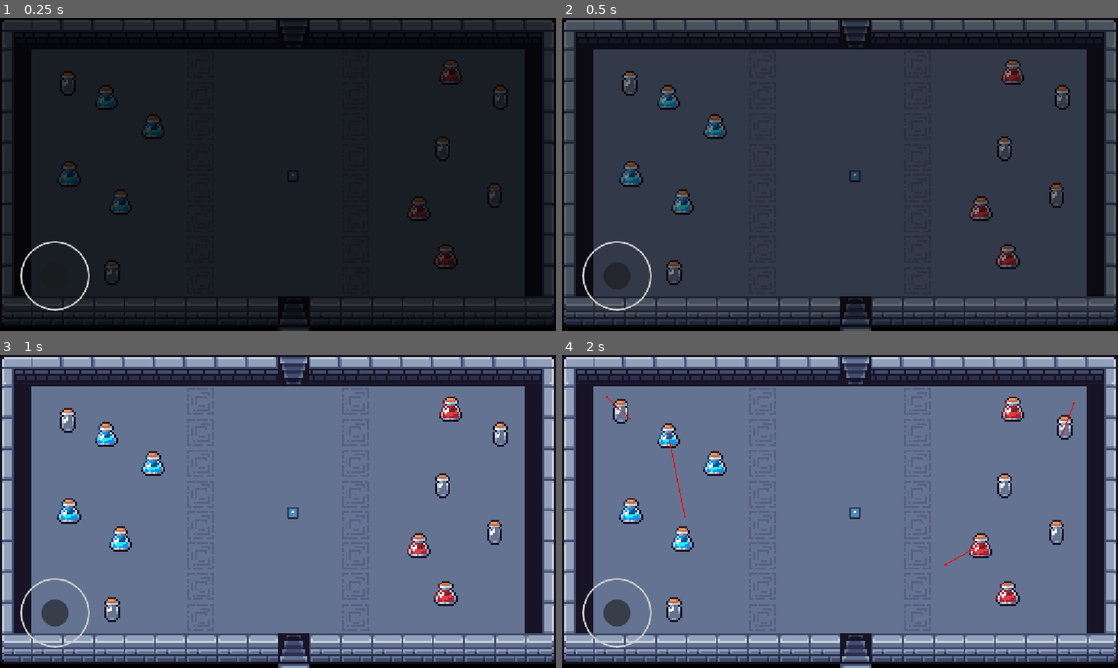
Above: before the commit, frames 1-4 (two rows, left to right).
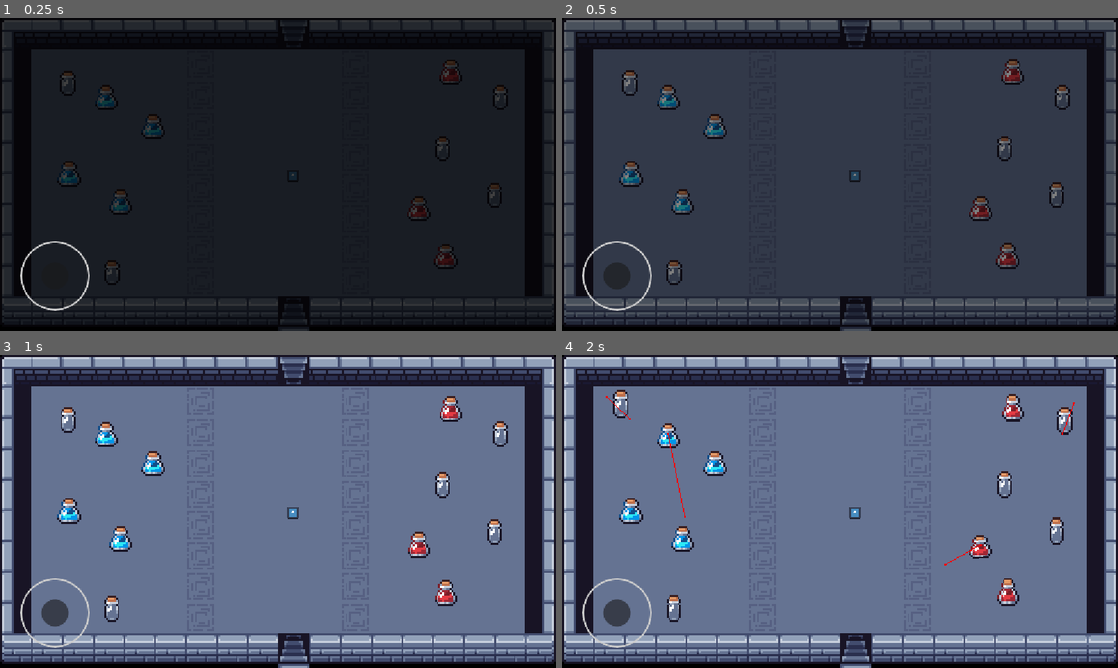
Above: after the commit, the same moments.

Repository: bnjmntmm/play_dungeon_crawler
Game: Godot game, scene res://scenes/start_room/start_room.tscn
The game is run twice, just before and just after one commit, with the same random seed, the same clock (stepped at 60 frames per second) and the same inputs. The engine's default icon, where the game draws it, is replaced by a stand-in: a white triangle on a blue panel in a dark square.
Inputs (mouse positions are in pixels of both pictures, inside the frame that each line leads up to):
- Up to frame 1 (0.25 s): no input
- Up to frame 2 (0.5 s): no input
- Up to frame 3 (1 s): tap Enter (ui_accept) at 0.5, 0.77 s; move the mouse to (400, 495) at 0.52 s; hold Right (ui_right) from 0.53 s (still down); tap Y at 0.6 s; click (400, 495) at 0.67 s
- Up to frame 4 (2 s): move the mouse to (728, 527) at 1.27 s; release Right (ui_right) at 1.28 s; hold Left (ui_left) from 1.28 s (still down); tap N at 1.35 s; tap Enter (ui_accept) at 1.52 s

Frame 1 is identical in both runs. In frame 2, less than 0.1% of the frame differs, in the area x 10-91%, y 13-82%; in frame 3, 0.4%; in frame 4, 1.1%, in the area x 9-92%, y 11-85%.
Error before the commit: Invalid access to property or key 'shape' on a base object of type 'null instance'. (res://scenes/tileset_placeables/animal_scene.gd:81)

Commit message:
Added animations

Diff:
--- a/scenes/tileset_placeables/animal_scene.tscn
+++ b/scenes/tileset_placeables/animal_scene.tscn
@@ -10,7 +10,206 @@
 radius = 16.492422
 
 [sub_resource type="CircleShape2D" id="CircleShape2D_n5yd6"]
-radius = 39.319206
+radius = 40.0
+
+[sub_resource type="Animation" id="Animation_3k0lt"]
+length = 0.001
+tracks/0/type = "value"
+tracks/0/imported = false
+tracks/0/enabled = true
+tracks/0/path = NodePath("Sprite2D:scale")
+tracks/0/interp = 1
+tracks/0/loop_wrap = true
+tracks/0/keys = {
+"times": PackedFloat32Array(0),
+"transitions": PackedFloat32Array(1),
+"update": 0,
+"values": [Vector2(1, 1)]
+}
+tracks/1/type = "value"
+tracks/1/imported = false
+tracks/1/enabled = true
+tracks/1/path = NodePath("Sprite2D:position")
+tracks/1/interp = 1
+tracks/1/loop_wrap = true
+tracks/1/keys = {
+"times": PackedFloat32Array(0),
+"transitions": PackedFloat32Array(1),
+"update": 0,
+"values": [Vector2(0, 0)]
+}
+tracks/2/type = "value"
+tracks/2/imported = false
+tracks/2/enabled = true
+tracks/2/path = NodePath("Sprite2D:skew")
+tracks/2/interp = 1
+tracks/2/loop_wrap = true
+tracks/2/keys = {
+"times": PackedFloat32Array(0),
+"transitions": PackedFloat32Array(1),
+"update": 0,
+"values": [0.0]
+}
+tracks/3/type = "value"
+tracks/3/imported = false
+tracks/3/enabled = true
+tracks/3/path = NodePath("Sprite2D:rotation")
+tracks/3/interp = 1
+tracks/3/loop_wrap = true
+tracks/3/keys = {
+"times": PackedFloat32Array(0),
+"transitions": PackedFloat32Array(1),
+"update": 0,
+"values": [0.0]
+}
+
+[sub_resource type="Animation" id="Animation_n5yd6"]
+resource_name = "idle"
+length = 5.0
+loop_mode = 1
+tracks/0/type = "value"
+tracks/0/imported = false
+tracks/0/enabled = true
+tracks/0/path = NodePath("Sprite2D:position")
+tracks/0/interp = 1
+tracks/0/loop_wrap = true
+tracks/0/keys = {
+"times": PackedFloat32Array(0.26666668, 2.2666667, 2.6333332, 4.5666666),
+"transitions": PackedFloat32Array(1, 1, 1, 1),
+"update": 0,
+"values": [Vector2(0, 0), Vector2(0, -0.755), Vector2(0, -0.755), Vector2(0, 0)]
+}
+tracks/1/type = "value"
+tracks/1/imported = false
+tracks/1/enabled = true
+tracks/1/path = NodePath("Sprite2D:scale")
+tracks/1/interp = 1
+tracks/1/loop_wrap = true
+tracks/1/keys = {
+"times": PackedFloat32Array(0.26666668, 2.233333, 2.6333332, 4.5666666),
+"transitions": PackedFloat32Array(1, 1, 1, 1),
+"update": 0,
+"values": [Vector2(1, 1), Vector2(0.917, 1.1), Vector2(0.917, 1.1), Vector2(1, 1)]
+}
+
+[sub_resource type="Animation" id="Animation_o7d5c"]
+resource_name = "jump"
+length = 0.8438
+loop_mode = 1
+tracks/0/type = "value"
+tracks/0/imported = false
+tracks/0/enabled = true
+tracks/0/path = NodePath("Sprite2D:position")
+tracks/0/interp = 1
+tracks/0/loop_wrap = true
+tracks/0/keys = {
+"times": PackedFloat32Array(0, 0.112500004, 0.28125, 0.45000002, 0.61875004, 0.78749996, 0.8438),
+"transitions": PackedFloat32Array(1, 1, 1, 1, 1, 1, 1),
+"update": 0,
+"values": [Vector2(0, 0), Vector2(0, 1.315), Vector2(0, -3.6), Vector2(0, -3.8), Vector2(0, -3.6), Vector2(0, -1.445), Vector2(0, 0)]
+}
+tracks/1/type = "value"
+tracks/1/imported = false
+tracks/1/enabled = true
+tracks/1/path = NodePath("Sprite2D:scale")
+tracks/1/interp = 1
+tracks/1/loop_wrap = true
+tracks/1/keys = {
+"times": PackedFloat32Array(0, 0.112500004, 0.28125, 0.45000002, 0.61875004, 0.78749996, 0.84375),
+"transitions": PackedFloat32Array(1, 1, 1, 1, 1, 1, 1),
+"update": 0,
+"values": [Vector2(1, 1), Vector2(1, 0.8), Vector2(1, 1.1), Vector2(1, 1.15), Vector2(1, 1.1), Vector2(1, 1.2), Vector2(1, 1)]
+}
+
+[sub_resource type="Animation" id="Animation_yvrkb"]
+resource_name = "squish"
+length = 1.125
+loop_mode = 1
+tracks/0/type = "value"
+tracks/0/imported = false
+tracks/0/enabled = true
+tracks/0/path = NodePath("Sprite2D:position")
+tracks/0/interp = 1
+tracks/0/loop_wrap = true
+tracks/0/keys = {
+"times": PackedFloat32Array(0, 0.15, 0.375, 0.525, 0.675, 0.97499996, 1.125),
+"transitions": PackedFloat32Array(1, 1, 1, 1, 1, 1, 1),
+"update": 0,
+"values": [Vector2(0, 0.71), Vector2(0.42, 0), Vector2(0.56, -0.67), Vector2(0, 0.71), Vector2(-0.42, 0), Vector2(-0.56, -0.67), Vector2(0, 0.71)]
+}
+tracks/1/type = "value"
+tracks/1/imported = false
+tracks/1/enabled = true
+tracks/1/path = NodePath("Sprite2D:scale")
+tracks/1/interp = 1
+tracks/1/loop_wrap = true
+tracks/1/keys = {
+"times": PackedFloat32Array(0, 0.15, 0.375, 0.525, 0.675, 0.97499996, 1.125),
+"transitions": PackedFloat32Array(1, 1, 1, 1, 1, 1, 1),
+"update": 0,
+"values": [Vector2(1, 0.9), Vector2(1, 1), Vector2(1, 1.1), Vector2(1, 0.9), Vector2(1, 1), Vector2(1, 1.1), Vector2(1, 0.9)]
+}
+tracks/2/type = "value"
+tracks/2/imported = false
+tracks/2/enabled = true
+tracks/2/path = NodePath("Sprite2D:skew")
+tracks/2/interp = 1
+tracks/2/loop_wrap = true
+tracks/2/keys = {
+"times": PackedFloat32Array(0, 0.15, 0.375, 0.525, 0.675, 0.97499996, 1.125),
+"transitions": PackedFloat32Array(1, 1, 1, 1, 1, 1, 1),
+"update": 0,
+"values": [0.0, 0.08726646259971647, 0.10471975511965978, 0.0, -0.08726646259971647, -0.10471975511965978, 0.0]
+}
+
+[sub_resource type="Animation" id="Animation_0ds48"]
+resource_name = "woble"
+loop_mode = 1
+tracks/0/type = "value"
+tracks/0/imported = false
+tracks/0/enabled = true
+tracks/0/path = NodePath("Sprite2D:position")
+tracks/0/interp = 1
+tracks/0/loop_wrap = true
+tracks/0/keys = {
+"times": PackedFloat32Array(0, 0.15, 0.40000004, 0.5, 0.65000004, 0.90000004, 1),
+"transitions": PackedFloat32Array(1, 1, 1, 1, 1, 1, 1),
+"update": 0,
+"values": [Vector2(0, 0.705), Vector2(0.72, 0), Vector2(0.995, -0.69), Vector2(0, 0.705), Vector2(-0.72, 0), Vector2(-0.995, -0.69), Vector2(0, 0.705)]
+}
+tracks/1/type = "value"
+tracks/1/imported = false
+tracks/1/enabled = true
+tracks/1/path = NodePath("Sprite2D:scale")
+tracks/1/interp = 1
+tracks/1/loop_wrap = true
+tracks/1/keys = {
+"times": PackedFloat32Array(0, 0.15, 0.40000004, 0.5, 0.65000004, 0.90000004, 1),
+"transitions": PackedFloat32Array(1, 1, 1, 1, 1, 1, 1),
+"update": 0,
+"values": [Vector2(1, 0.9), Vector2(1, 1), Vector2(1, 1.1), Vector2(1, 0.9), Vector2(1, 1), Vector2(1, 1.1), Vector2(1, 0.9)]
+}
+tracks/2/type = "value"
+tracks/2/imported = false
+tracks/2/enabled = true
+tracks/2/path = NodePath("Sprite2D:rotation")
+tracks/2/interp = 1
+tracks/2/loop_wrap = true
+tracks/2/keys = {
+"times": PackedFloat32Array(0, 0.15, 0.40000004, 0.5, 0.65000004, 0.90000004, 1),
+"transitions": PackedFloat32Array(1, 1, 1, 1, 1, 1, 1),
+"update": 0,
+"values": [0.0, 0.13962634015954636, 0.17453292519943295, 0.0, -0.13962634015954636, -0.17453292519943295, 0.0]
+}
+
+[sub_resource type="AnimationLibrary" id="AnimationLibrary_o7d5c"]
+_data = {
+&"RESET": SubResource("Animation_3k0lt"),
+&"idle": SubResource("Animation_n5yd6"),
+&"jump": SubResource("Animation_o7d5c"),
+&"squish": SubResource("Animation_yvrkb"),
+&"woble": SubResource("Animation_0ds48")
+}
 
 [node name="AnimalScene" type="CharacterBody2D" unique_id=775286256]
 collision_layer = 4
@@ -42,9 +241,15 @@
 collision_layer = 0
 collision_mask = 2
 
-[node name="CollisionShape2D" type="CollisionShape2D" parent="PlayerDetectionArea" unique_id=149455349]
+[node name="DetectionShape" type="CollisionShape2D" parent="PlayerDetectionArea" unique_id=149455349]
 shape = SubResource("CircleShape2D_n5yd6")
 debug_color = Color(0.500858, 0.58136106, 1.92523e-07, 0.41960785)
+
+[node name="AudioStreamPlayer" type="AudioStreamPlayer" parent="." unique_id=322952373]
+
+[node name="AnimationPlayer" type="AnimationPlayer" parent="." unique_id=677015676]
+libraries/ = SubResource("AnimationLibrary_o7d5c")
+playback_default_blend_time = 0.2
 
 [connection signal="body_entered" from="AttackArea" to="." method="_on_attack_area_body_entered"]
 [connection signal="body_exited" from="AttackArea" to="." method="_on_attack_area_body_exited"]
